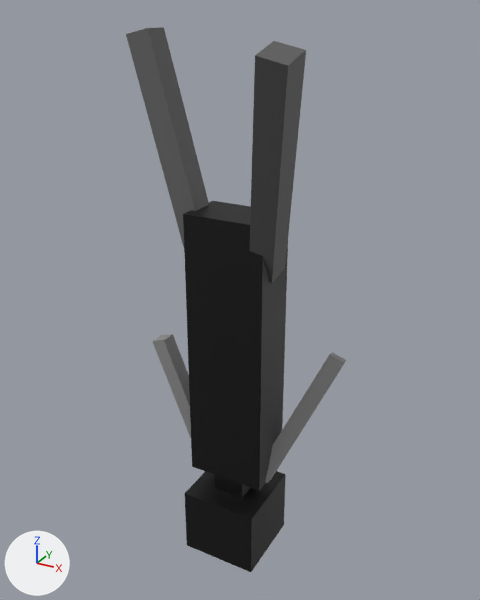
The glTF model src/game/assets/blender/char.glb, before and after one commit.
Camera for both pictures: a 50 mm camera at (7.01, -12.44, 0.78) aimed at (0.09, 0.14, -5.51). The axes (+X, +Y, +Z) are drawn at lower left. The lights are the same throughout. Both versions are drawn at frame 6 of the action 'left_leg_walking'; the numbers are the values there.

The first picture shows 'Head', 'Torso', 'left_arm', 'left_leg', 'right_arm', 'right_leg'.
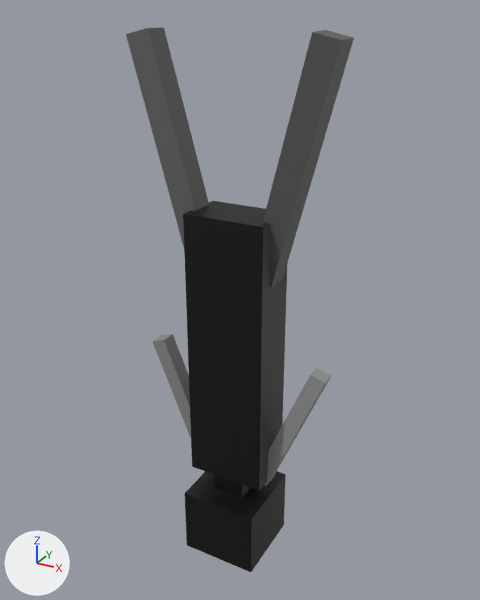
Boxes (x1, y1, x2, y2) around the edits, measured in the pictures (480 x 600 px):
'left_leg', moved, turned
    before: (249, 41, 306, 283)
    after: (263, 30, 354, 287)
'left_arm', moved, turned
    before: (265, 353, 346, 483)
    after: (264, 368, 331, 486)

Diff of the bpy script that builds the scene:
```diff
--- a/src/game/assets/blender/char.glb.py
+++ b/src/game/assets/blender/char.glb.py
@@ ob_left_arm @@
 ob_left_arm.parent = ob_torso
-ob_left_arm.location = (1.5, -2.2, 0.65)
-ob_left_arm.rotation_euler = (-0.401, 0.0, 0.349)  # degrees (-23, 0, 20)
+ob_left_arm.location = (1.5, -2.2, 0.0805)
+ob_left_arm.rotation_euler = (-0.0497, 0.0, 0.349)  # degrees (-2.8, 0, 20)
 ob_left_arm.scale = (-0.2, -2.0, -0.2)
@@ ob_left_leg @@
 ob_left_leg.parent = ob_torso
-ob_left_leg.location = (1.5, -9.5, -1.2)
-ob_left_leg.rotation_euler = (0.401, 0.0, 0.244)  # degrees (23, 0, 14)
+ob_left_leg.location = (1.5, -9.5, -0.125)
+ob_left_leg.rotation_euler = (0.0497, 0.0, 0.244)  # degrees (2.8, 0, 14)
 ob_left_leg.scale = (0.3, 3.0, 0.3)
```
